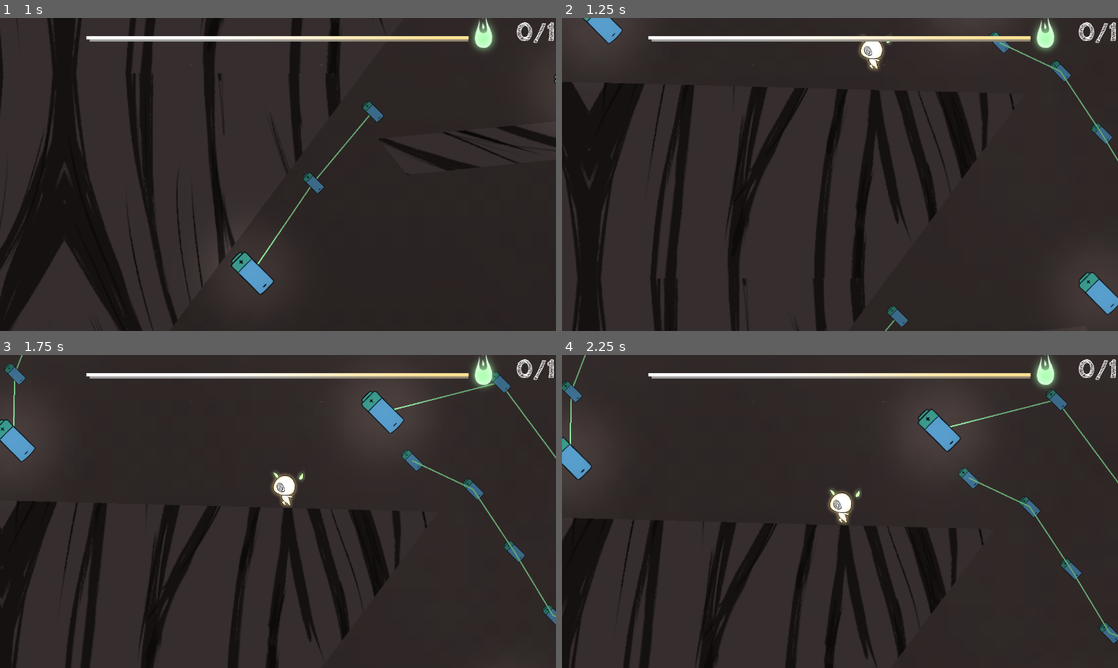
Above: before the commit, frames 1-4 (two rows, left to right).
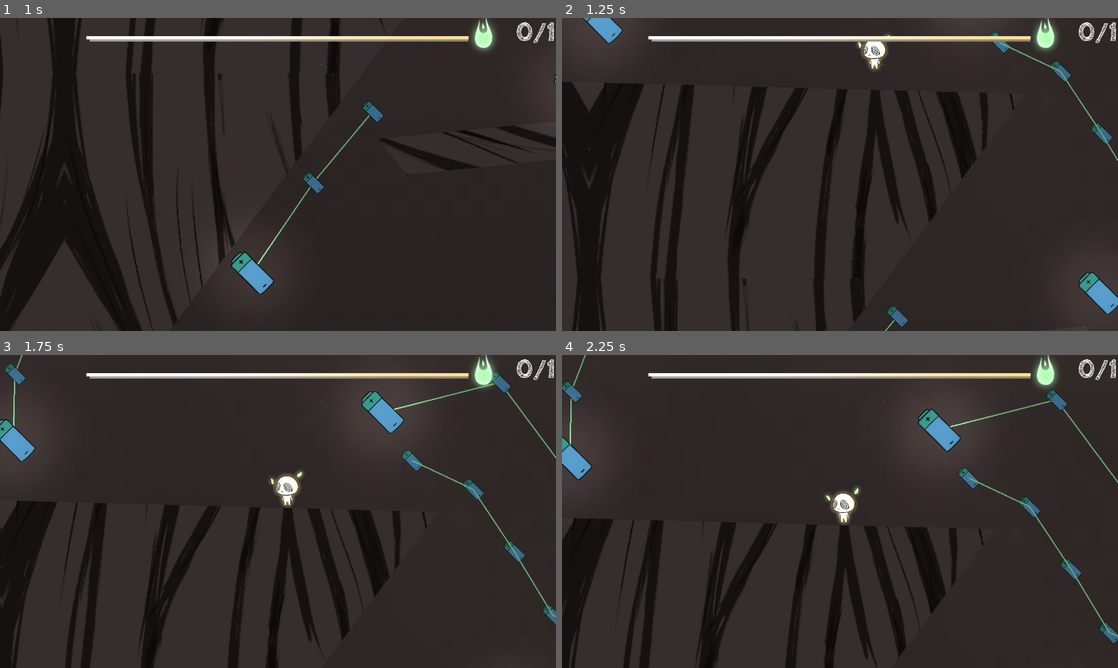
Above: after the commit, the same moments.

Repository: chris-prenissl/root-expansion
Game: Godot game, scene res://OtherScenes/MainMenu.tscn
The game is run twice, just before and just after one commit, with the same random seed, the same clock (stepped at 60 frames per second) and the same inputs.
Inputs (mouse positions are in pixels of both pictures, inside the frame that each line leads up to):
- Up to frame 1 (1 s): click "Start" at 0.5 s
- Up to frame 2 (1.25 s): no input
- Up to frame 3 (1.75 s): move the mouse to (400, 495) at 1.27 s; click (400, 495) at 1.35 s
- Up to frame 4 (2.25 s): move the mouse to (728, 527) at 2.02 s; click (728, 527) at 2.1 s

Frame 1 is identical in both runs. In frame 2, 0.2% of the frame differs, in the area x 53-60%, y 5-17%; in frame 3, 0.3%, in the area x 48-55%, y 36-49%; in frame 4, 0.3%.

Commit message:
made more animations, still have to implement triggering animations

Diff:
--- a/OtherScenes/player.tscn
+++ b/OtherScenes/player.tscn
@@ -133,7 +133,7 @@
 "duration": 1.0,
 "texture": SubResource("AtlasTexture_rjd26")
 }],
-"loop": false,
+"loop": true,
 "name": &"idle",
 "speed": 5.0
 }, {
@@ -152,9 +152,8 @@
 [sub_resource type="RectangleShape2D" id="RectangleShape2D_lqkjw"]
 size = Vector2(68, 18)
 
-[node name="Player" type="CharacterBody2D" node_paths=PackedStringArray("sprite") groups=["Player"]]
+[node name="Player" type="CharacterBody2D" groups=["Player"]]
 script = ExtResource("1_kpkap")
-sprite = NodePath("Sprite")
 
 [node name="CollisionShape2D" type="CollisionShape2D" parent="."]
 position = Vector2(-0.25, 0)
@@ -164,7 +163,7 @@
 position = Vector2(2.08165e-12, -3)
 scale = Vector2(0.5, 0.5)
 sprite_frames = SubResource("SpriteFrames_gtuf0")
-animation = &"dash_diagonally_up"
+animation = &"landing"
 
 [node name="FloorDetector" type="Area2D" parent="."]
 position = Vector2(0, -1)
--- a/Scripts/player.gd
+++ b/Scripts/player.gd
@@ -1,6 +1,6 @@
 extends CharacterBody2D
 
-@export var sprite: AnimatedSprite2D
+var sprite: AnimatedSprite2D
 #@export var animation_diagonally_up_threshhold =
 
 var GRAVITY = 2000
@@ -46,6 +46,8 @@
 var level
 
 var dashing_active = true
+
+var is_playing_dash_animation
 
 signal landed_on_tree_platform
 
@@ -58,6 +60,9 @@
 	floor_detector = $FloorDetector
 	floor_detector.connect("body_entered", on_floor_detector_entered)
 	floor_detector.connect("body_exited", on_floor_detector_exited)
+	sprite = $Sprite
+	sprite.connect("animation_finished", sprite_animation_finished)
+	play_idle_animation()
 
 func _unhandled_input(event):
 	if !dashing_active:
@@ -121,7 +126,7 @@
 	var mouse_direction = last_click_mouse_position.normalized()
 	dir = mouse_direction
 	velocity = Vector2(speed * mouse_direction.x, speed * mouse_direction.y)
-	animate_sprite()
+	animate_dash()
 
 func apply_gravity(delta):
 	velocity.y += delta * GRAVITY
@@ -131,6 +136,7 @@
 	deceleration += dec_exponential
 	velocity = Vector2(speed * dir.x, speed * dir.y)
 	if speed <= 0:
+		#play_idle_animation()
 		velocity = Vector2.ZERO
 		speed = 0
 		decelerating = false
@@ -157,6 +163,18 @@
 	GRAVITY = 2000
 	velocity = Vector2.ZERO
 
+func play_idle_animation():
+	sprite.stop()
+	sprite.flip_h = false
+	sprite.animation = "idle"
+	sprite.play()
+
+func play_falling_animation():
+	sprite.stop()
+	sprite.flip_h = false
+	sprite.animation = "dash_down"
+	sprite.play()
+
 
 func game_over():
 	velocity = Vector2.ZERO
@@ -179,10 +197,11 @@
 	amount_of_energy += 1
 	show_energy_text()
 
-func animate_sprite():
+func animate_dash():
 	#if sprite.is_playing():
 	#	return
-
+	sprite.stop()
+	is_playing_dash_animation = true
 	var angle_to_mouse = rad_to_deg(global_position.angle_to_point(get_global_mouse_position()))
 	print(angle_to_mouse)
 	if angle_to_mouse <= 10 and angle_to_mouse > -20:
@@ -212,5 +231,16 @@
 
 	sprite.play()
 
+
+
 func show_energy_text():
 	energy_text.text = str(amount_of_energy) + "/" + str(level.next_level_energy_requirement)
+
+func sprite_animation_finished():
+	if is_playing_dash_animation:
+		is_playing_dash_animation = false
+		if grounded:
+			play_idle_animation()
+		else:
+			print("hello")
+			play_falling_animation()
